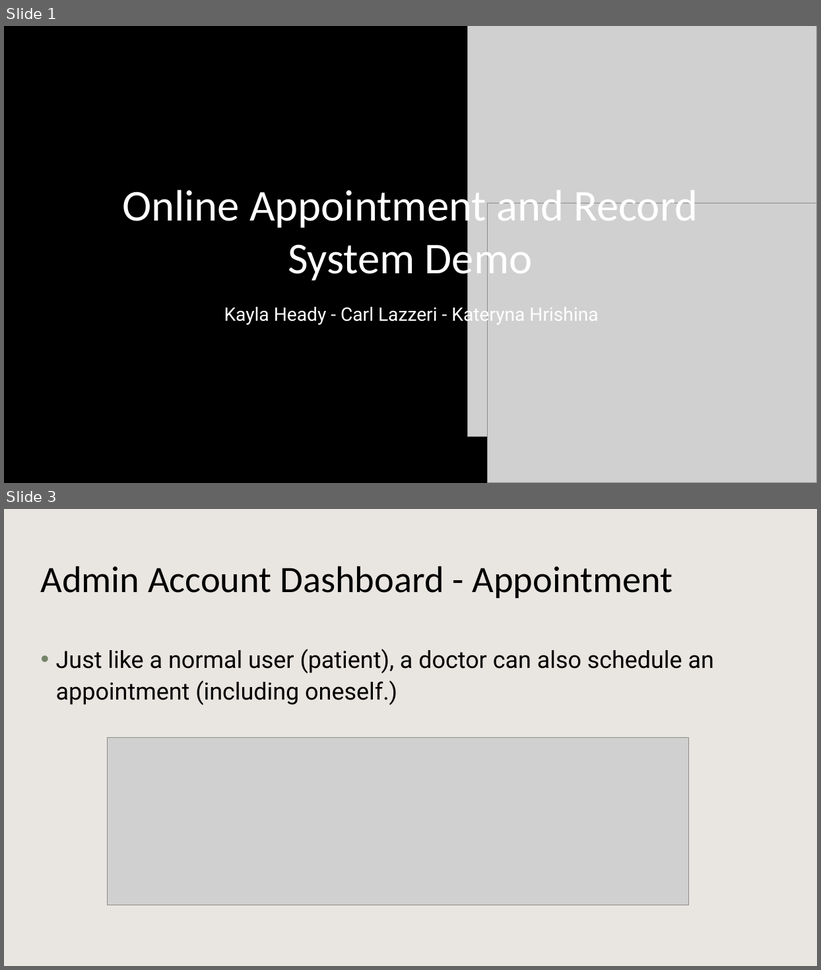
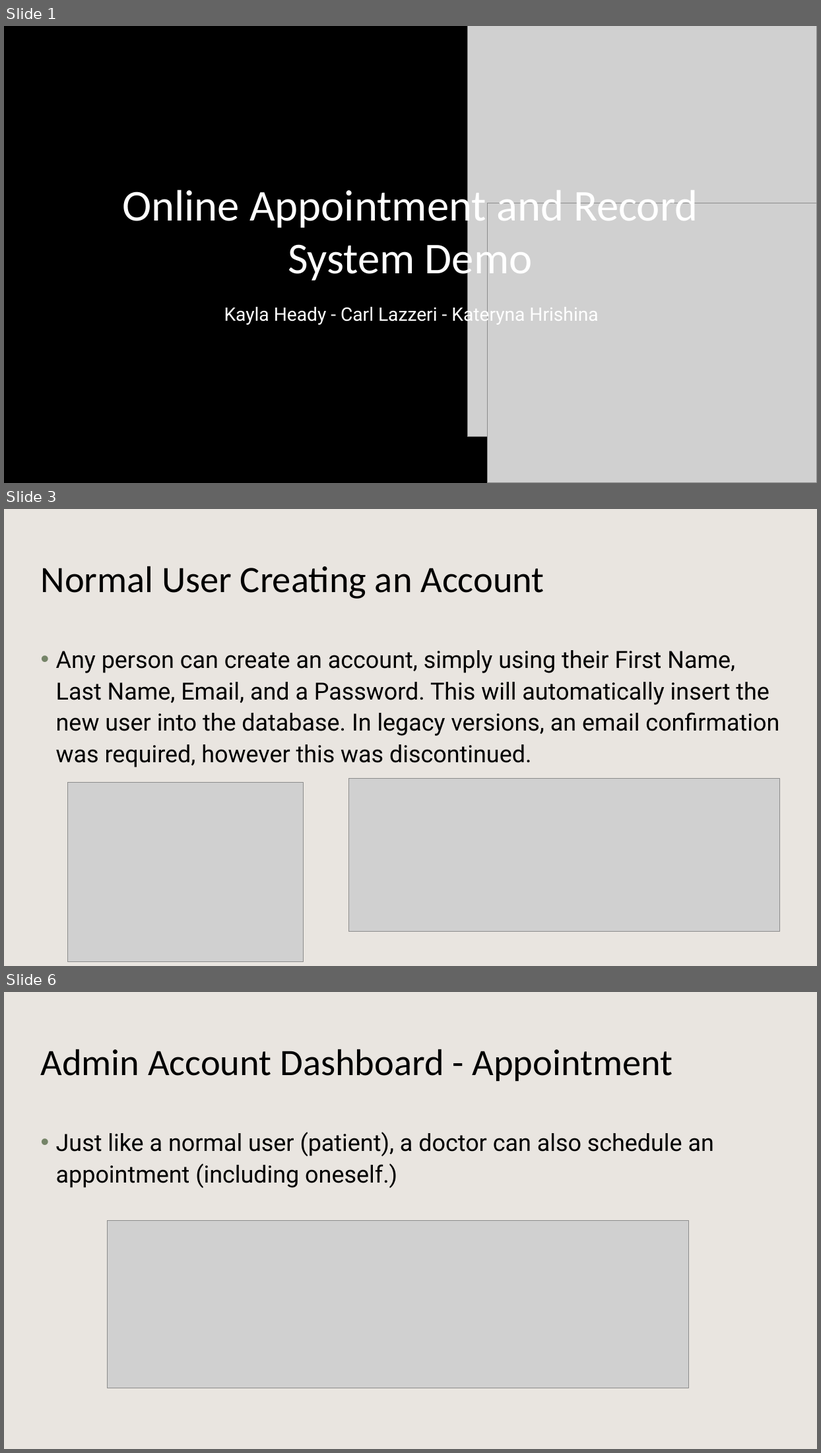
Before and after one commit to Kaylaheady/webDevPortalAndScheduling, a slide deck: docs/Online Appointment and Record System Demo.pptx. Shown one above the other, each under a label of ours: slides 1 and 3 before the commit, slides 1, 3 and 6 after it; the slides between them are not shown. The pictures are 821x970 and 821x1453 pixels, drawn with LibreOffice and Linux fonts; fonts in the diff are those of the drawing; grey boxes stand for pictures; background and template pictures are left out; a plain dark background stands for a picture behind light text. Boxes give left, top, right and bottom in pixels: in the first picture for what was removed or moved away, otherwise in the second. Text is boxed around its words. In the diff, an @@ line names an element or a change of style, - is before the commit and + after.

```diff
--- a/docs/Online Appointment and Record System Demo.pptx
+++ b/docs/Online Appointment and Record System Demo.pptx
@@ slide 3 added at [4,509,817,966], background #FFFFFF; not listed: 1 template element that a slide beside it also shows @@
@@ title added at [41,566,544,599], 44 pt, text #000000 @@
+Normal User Creating an Account
@@ text added at [56,650,780,768], 28 pt, text #000000 @@
+• Any person can create an account, simply using their First Name, Last Name, Email, and a Password. This will automatically insert the new user into the database. In legacy versions, an email confirmation was required, however this was discontinued.
@@ picture added at [67,783,303,962] @@
@@ picture added at [349,779,780,931] @@
@@ what was slide 3 is now slide 6 @@
```
Also in this commit, not shown: 2 slides changed, 2 other slides added.
